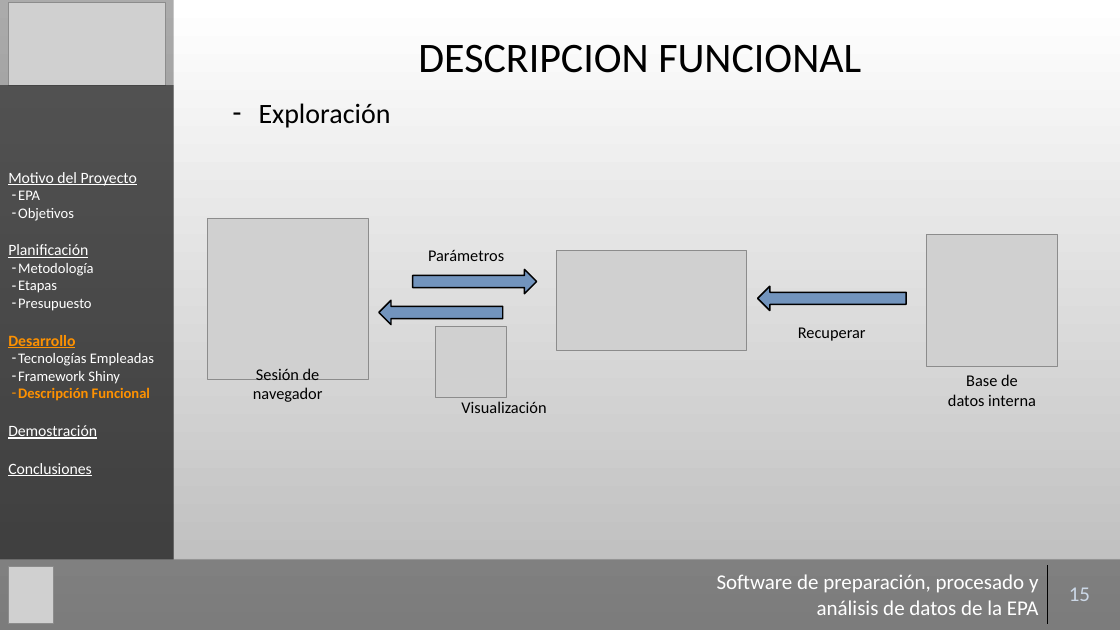
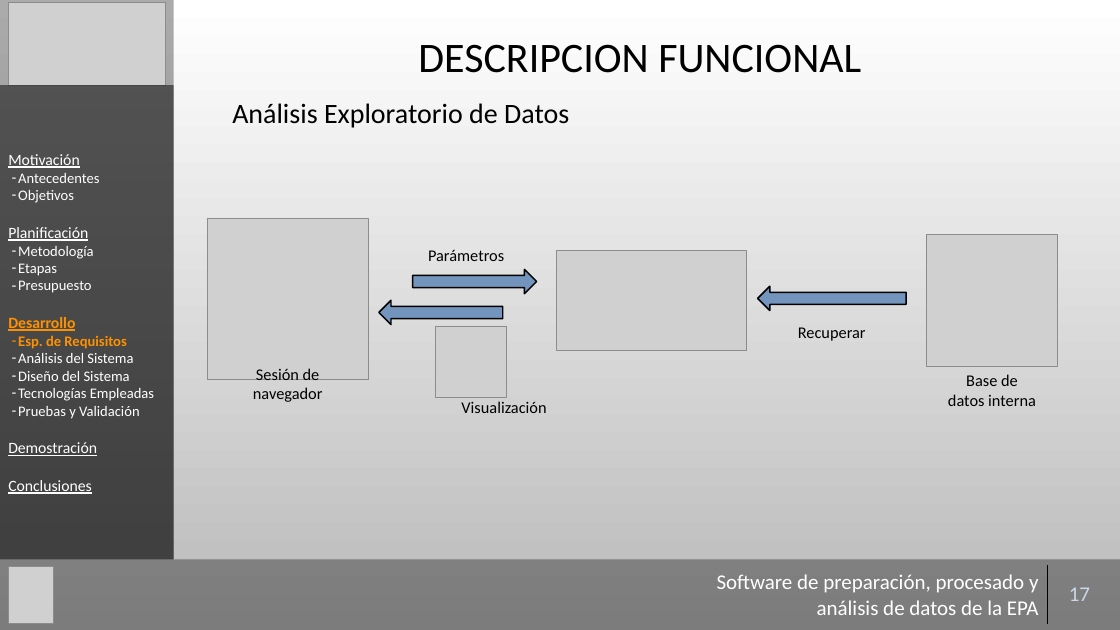
Before and after one commit to Gaulent/epa_explorer, a slide deck: slide 17 of mem/presentacion.pptx (slide 15 before the commit). Drawn at 1120x630 pixels with LibreOffice and Linux fonts; fonts in the diff are those of the drawing; grey boxes stand for pictures; background and template pictures are left out. Boxes give left, top, right and bottom in pixels: in the first picture for what was removed or moved away, otherwise in the second. Text is boxed around its words. In the diff, an @@ line names an element or a change of style, - is before the commit and + after.

```diff
--- a/mem/presentacion.pptx
+++ b/mem/presentacion.pptx
@@ text at bbox=[232, 103, 569, 128]: text changed @@
-– Exploración
+Análisis Exploratorio de Datos
@@ text in rectangle at bbox=[8, 154, 99, 183]: text changed; size 13.5 to 12.5 pt @@
-Motivo del Proyecto
-– EPA
+Motivación
+– Antecedentes
@@ text in rectangle at bbox=[18, 336, 133, 381]: paragraphs added @@
+– Esp. de Requisitos
+– Análisis del Sistema
+– Diseño del Sistema
@@ text in rectangle at bbox=[18, 406, 140, 419]: text changed; text colour #FD9101 to #FFFFFF; bold off @@
-– Framework Shiny
-– Descripción Funcional
+– Pruebas y Validación
@@ table at bbox=[705, 565, 1112, 624] @@
-row 1, column 2: 15
+row 1, column 2: 17
```
Also in this commit, not shown: 29 other slides changed, 13 slides added, 3 other files.
